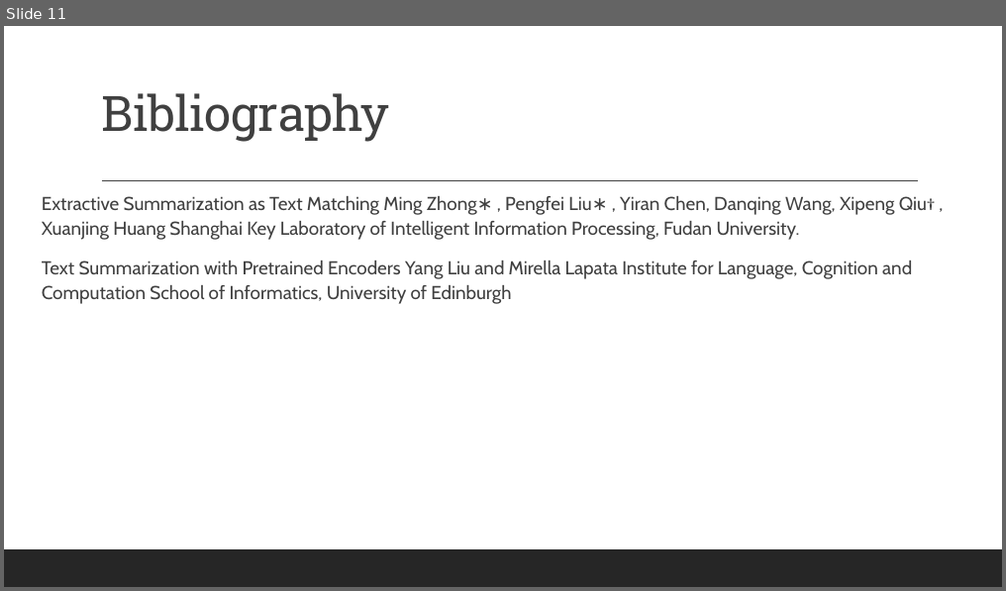
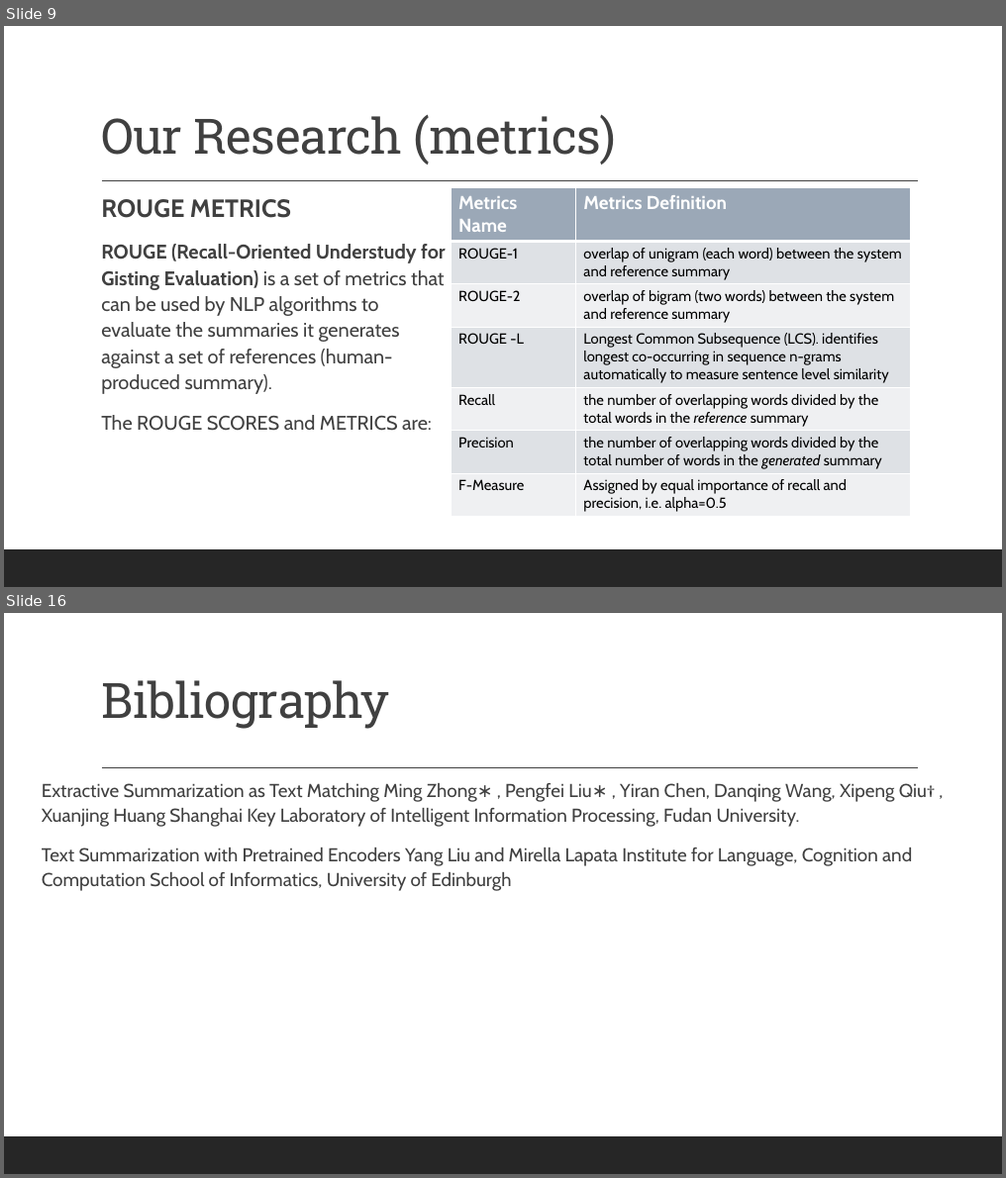
Before and after one commit to gufranpathan/case_law_g45, a slide deck: Group 45 Data Science for Case Law.pptx. Shown one above the other, each under a label of ours: slide 11 before the commit, slides 9 and 16 after it; the slides between them are not shown. The pictures are 1006x591 and 1006x1178 pixels, drawn with LibreOffice and Linux fonts; fonts in the diff are those of the drawing. Boxes give left, top, right and bottom in pixels: in the first picture for what was removed or moved away, otherwise in the second. Text is boxed around its words. In the diff, an @@ line names an element or a change of style, - is before the commit and + after.

```diff
--- a/Group 45 Data Science for Case Law.pptx
+++ b/Group 45 Data Science for Case Law.pptx
@@ slide 9 added at <box>4,26,1002,587</box>, background #FFFFFF; not listed: 2 template elements that a slide beside it also shows @@
@@ title added at <box>101,114,617,165</box>, 47 pt, text #404040 @@
+Our Research (metrics)
@@ text added at <box>101,199,446,431</box>, 19 pt, text #404040 @@
+  ROUGE METRICS
+  ROUGE (Recall-Oriented Understudy for Gisting Evaluation) is a set of metrics that can be used by NLP algorithms to evaluate the summaries it generates against a set of references (human-produced summary).
+  The ROUGE SCORES and METRICS are:
@@ table added at <box>450,187,911,516</box>, 7 rows, 2 columns @@
+Metrics Name | Metrics Definition
+ROUGE-1 | overlap of unigram (each word) between the system and reference summary
+ROUGE-2 | overlap of bigram (two words) between the system and reference summary
+ROUGE -L | Longest Common Subsequence (LCS). identifies longest co-occurring in sequence n-grams automatically to measure sentence level similarity
+Recall | the number of overlapping words divided by the total words in the reference summary
+Precision | the number of overlapping words divided by the total number of words in the generated summary
+F-Measure | Assigned by equal importance of recall and precision, i.e. alpha=0.5
@@ what was slide 11 is now slide 16 @@
```
Also in this commit, not shown: 9 slides changed, 5 other slides added, 1 slide removed.
